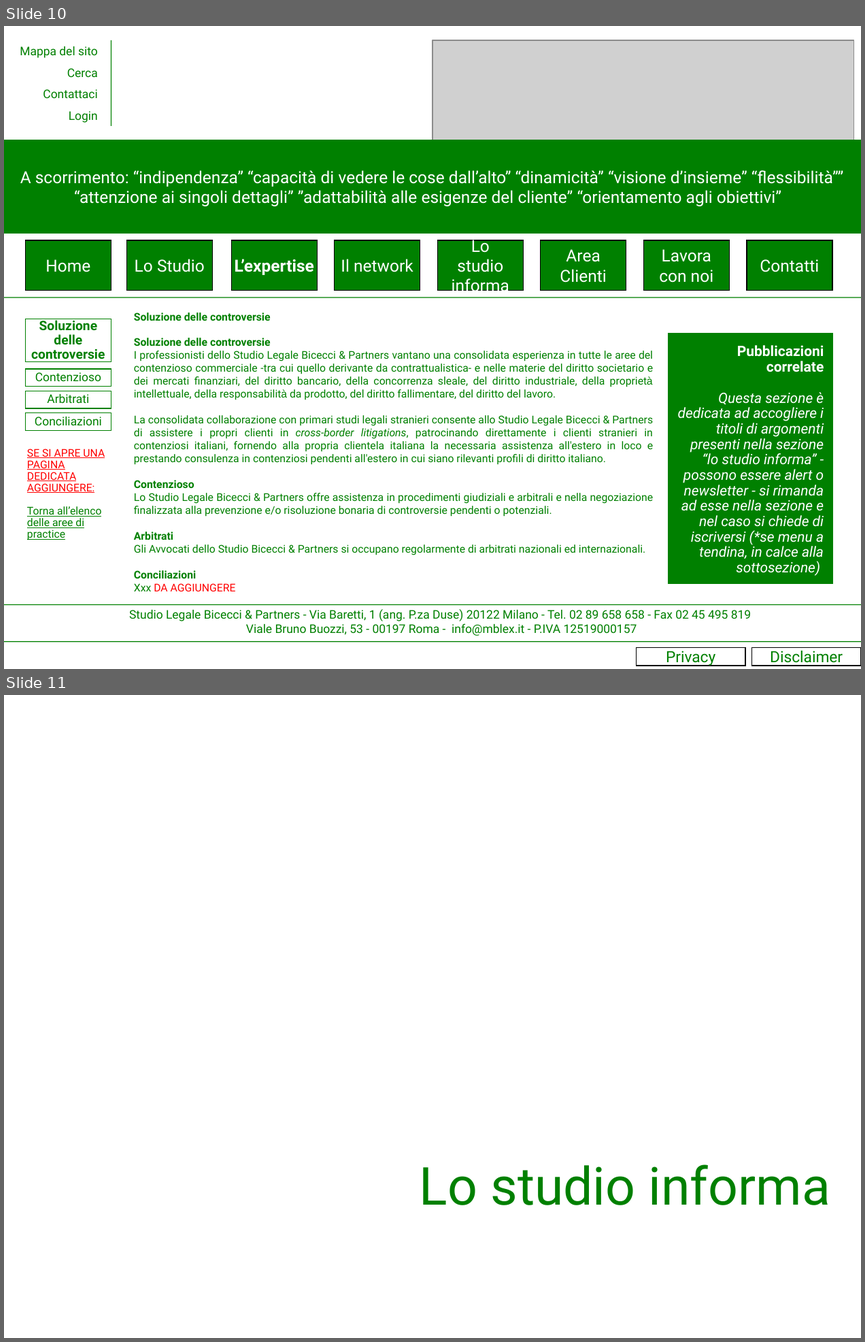
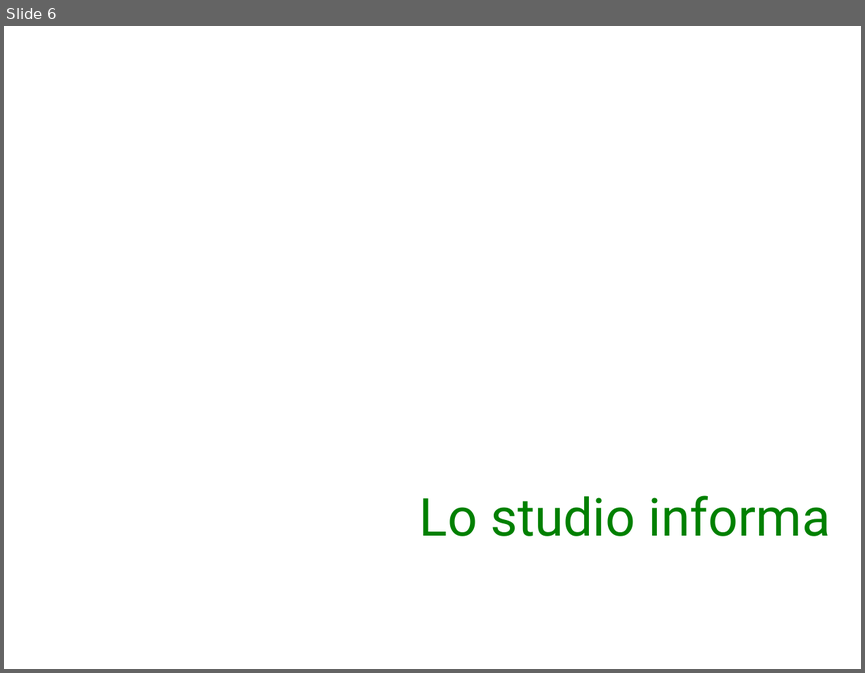
Before and after one commit to grentis/__mblex__, a slide deck: mokup/Sito internet Bicecci&Partners2.ppt. Shown one above the other, each under a label of ours: slides 10 and 11 before the commit, slide 6 after it. The pictures are 865x1342 and 865x673 pixels, drawn with LibreOffice and Linux fonts; fonts in the diff are those of the drawing; grey boxes stand for pictures. Boxes give left, top, right and bottom in pixels: in the first picture for what was removed or moved away, otherwise in the second. Text is boxed around its words. In the diff, an @@ line names an element or a change of style, - is before the commit and + after.

```diff
--- a/mokup/Sito internet Bicecci&Partners2.ppt
+++ b/mokup/Sito internet Bicecci&Partners2.ppt
@@ slide 10 removed at [4, 26, 861, 669], background #FFFFFF @@
@@ group removed at [20, 40, 111, 126]: 4 texts, 1 line @@
-Contattaci
-Mappa del sito
-Cerca
-Login
@@ picture removed at [432, 40, 854, 148] @@
@@ rectangle removed at [4, 140, 861, 233] @@
-A scorrimento: “indipendenza” “capacità di vedere le cose dall’alto” “dinamicità” “visione d’insieme” “flessibilità”” “attenzione ai singoli dettagli” ”adattabilità alle esigenze del cliente” “orientamento agli obiettivi”
@@ rectangle removed at [26, 240, 111, 290] @@
-Home
@@ rectangle removed at [126, 240, 212, 290] @@
-Lo Studio
@@ rectangle removed at [231, 240, 317, 290] @@
-L’expertise
@@ rectangle removed at [334, 240, 420, 290] @@
-Il network
@@ rectangle removed at [438, 240, 524, 290] @@
-Lo studio informa
@@ rectangle removed at [541, 240, 626, 290] @@
-Area Clienti
@@ rectangle removed at [643, 240, 729, 290] @@
-Lavora con noi
@@ rectangle removed at [747, 240, 832, 290] @@
-Contatti
@@ line removed from (4, 297) to (861, 297) @@
@@ rectangle removed at [26, 319, 111, 362] @@
-Soluzione delle controversie
@@ text removed at [134, 312, 653, 591] @@
-Soluzione delle controversie
-Soluzione delle controversie
-I professionisti dello Studio Legale Bicecci & Partners vantano una consolidata esperienza in tutte le aree del contenzioso commerciale -tra cui quello derivante da contrattualistica- e nelle materie del diritto societario e dei mercati finanziari, del diritto bancario, della concorrenza sleale, del diritto industriale, della proprietà intellettuale, della responsabilità da prodotto, del diritto fallimentare, del diritto del lavoro.
-La consolidata collaborazione con primari studi legali stranieri consente allo Studio Legale Bicecci & Partners di assistere i propri clienti in cross-border litigations, patrocinando direttamente i clienti stranieri in contenziosi italiani, fornendo alla propria clientela italiana la necessaria assistenza all'estero in loco e prestando consulenza in contenziosi pendenti all'estero in cui siano rilevanti profili di diritto italiano.
-Contenzioso
-Lo Studio Legale Bicecci & Partners offre assistenza in procedimenti giudiziali e arbitrali e nella negoziazione finalizzata alla prevenzione e/o risoluzione bonaria di controversie pendenti o potenziali.
-Arbitrati
-Gli Avvocati dello Studio Bicecci & Partners si occupano regolarmente di arbitrati nazionali ed internazionali.
-Conciliazioni
-Xxx DA AGGIUNGERE
@@ rectangle removed at [668, 333, 832, 583] @@
-Pubblicazioni correlate
-Questa sezione è dedicata ad accogliere i titoli di argomenti presenti nella sezione “lo studio informa” - possono essere alert o newsletter - si rimanda ad esse nella sezione e nel caso si chiede di iscriversi (*se menu a tendina, in calce alla sottosezione)
@@ rectangle removed at [26, 369, 111, 386] @@
-Contenzioso
@@ rectangle removed at [26, 391, 111, 408] @@
-Arbitrati
@@ rectangle removed at [26, 412, 111, 431] @@
-Conciliazioni
@@ text removed at [27, 448, 105, 540] @@
-SE SI APRE UNA PAGINA DEDICATA AGGIUNGERE:
-Torna all’elenco delle aree di practice
@@ line removed from (4, 604) to (861, 604) @@
@@ text removed at [129, 609, 751, 635] @@
-Studio Legale Bicecci & Partners - Via Baretti, 1 (ang. P.za Duse) 20122 Milano - Tel. 02 89 658 658 - Fax 02 45 495 819
-Viale Bruno Buozzi, 53 - 00197 Roma - info@mblex.it - P.IVA 12519000157
@@ line removed from (4, 641) to (861, 641) @@
@@ rectangle removed at [636, 648, 746, 665] @@
-Privacy
@@ rectangle removed at [751, 648, 861, 665] @@
-Disclaimer
@@ what was slide 11 is now slide 6 @@
```
Also in this commit, not shown: 5 other slides removed, 12 other files.
